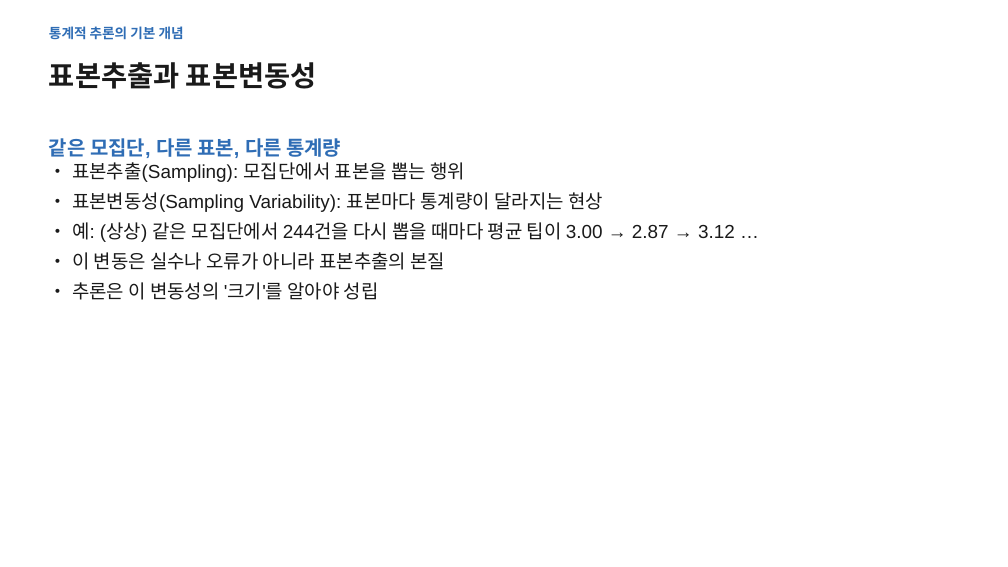
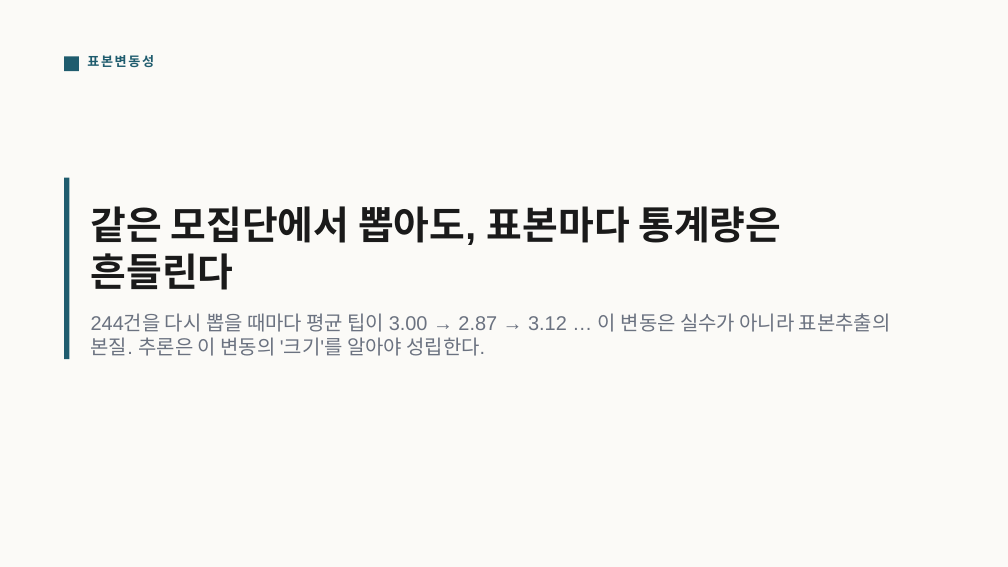
Before and after one commit to Feellived/tobigs-26th-stat-inference-regression, a slide deck: slide 10 of lecture/발표자료_통계적추론과회귀분석.pptx (slide 9 before the commit). Drawn at 1008x567 pixels with LibreOffice and Linux fonts; fonts in the diff are those of the drawing. Boxes give left, top, right and bottom in pixels: in the first picture for what was removed or moved away, otherwise in the second. Text is boxed around its words. In the diff, an @@ line names an element or a change of style, - is before the commit and + after.

Commit message:
발표자료 대개조(AI 티 제거) + 과제 t검정 서술 정정
- lecture: 제목+불릿 획일 구조 → 10종 레이아웃(statement/compare/figure/callout/stat/steps) 리디자인.
  웹 리서치 기반 디자인 시스템(웜 오프화이트·딥틸·clay, 타이포 위계, 섹션 디바이더·footer).
  발표자료_리디자인_노트.md(AI 티 체크리스트 14개 + 참고자료 31개) 추가.
- assignment: time t검정 서술 정정 — "환경/버전에 따라 결론이 갈린다"(오류·결정적 검정)를
  "Welch vs 등분산 가정(Student)에 따라 갈린다"로 수정, 모범답안과 일치. 헤더 표기 통일.
- 모범답안 재실행 검증(19/19), 덱 렌더 검증 완료.

```diff
--- a/lecture/발표자료_통계적추론과회귀분석.pptx
+++ b/lecture/발표자료_통계적추론과회귀분석.pptx
@@ rectangle added at <box>0,0,1008,567</box>, fill #FBFAF7 @@
@@ text removed at <box>49,26,184,40</box> @@
-통계적 추론의 기본 개념
@@ rectangle added at <box>64,57,79,71</box>, fill #1F5C6E @@
@@ text at <box>87,55,154,67</box>: text changed; size 27 to 12.5 pt; text colour #1A1A1A to #1F5C6E @@
-표본추출과 표본변동성
+표본변동성
@@ rectangle added at <box>64,178,70,359</box>, fill #1F5C6E @@
@@ text "같은 모집단에서 뽑아도, 표본마다 통계량은 ..." at <box>91,206,891,356</box>: vertical alignment top to middle @@
@@ text at <box>91,206,891,356</box>: text changed; size 18 to 19 pt; text colour #1A1A1A to #6B7280 @@
-같은 모집단, 다른 표본, 다른 통계량
-• 표본추출(Sampling): 모집단에서 표본을 뽑는 행위
-• 표본변동성(Sampling Variability): 표본마다 통계량이 달라지는 현상
-• 예: (상상) 같은 모집단에서 244건을 다시 뽑을 때마다 평균 팁이 3.00 → 2.87 → 3.12 …
-• 이 변동은 실수나 오류가 아니라 표본추출의 본질
-• 추론은 이 변동성의 '크기'를 알아야 성립
+같은 모집단에서 뽑아도, 표본마다 통계량은 흔들린다
+244건을 다시 뽑을 때마다 평균 팁이 3.00 → 2.87 → 3.12 … 이 변동은 실수가 아니라 표본추출의 본질. 추론은 이 변동의 '크기'를 알아야 성립한다.
```
Also in this commit, not shown: 24 other slides changed, 20 slides added, 14 slides removed, 4 other files.
